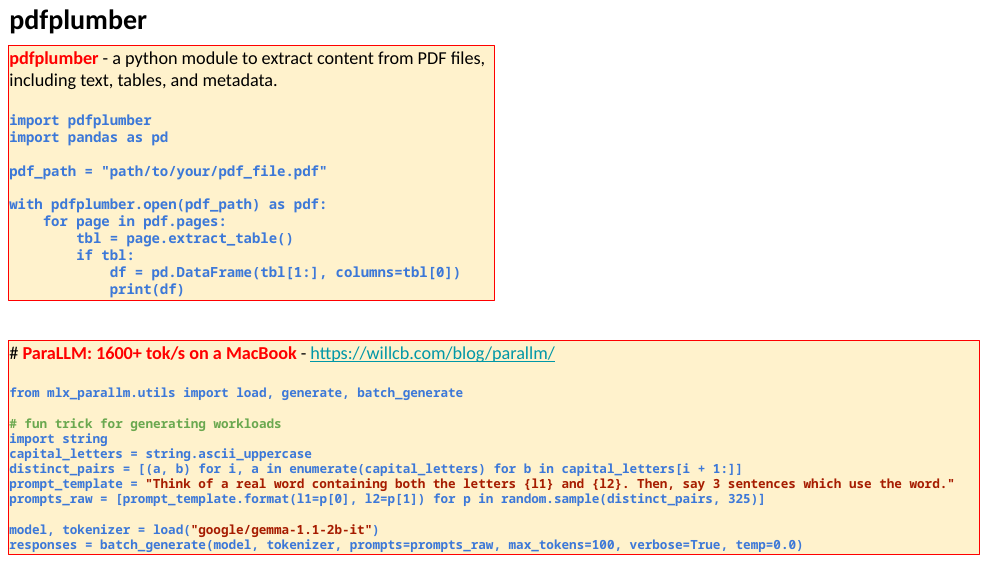
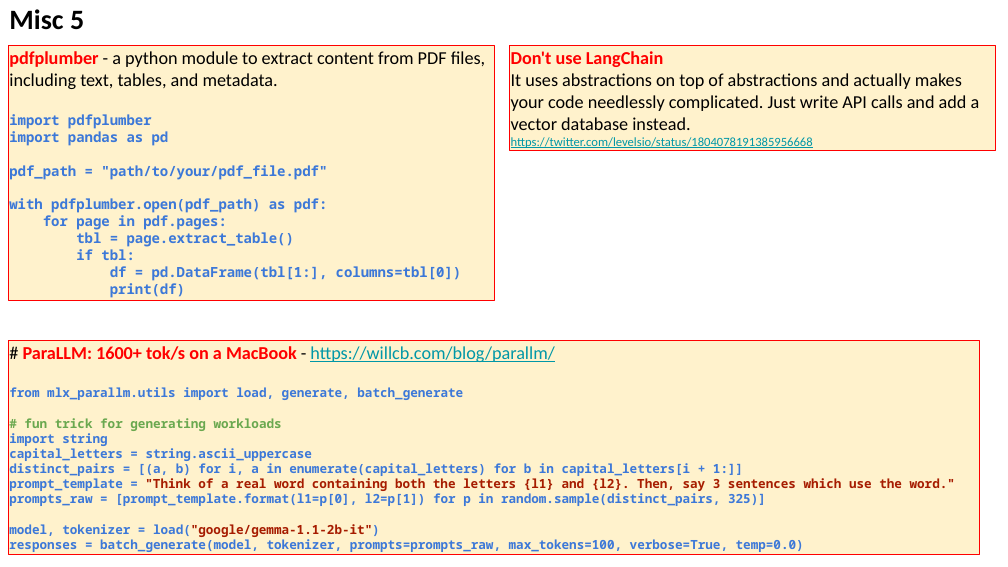
Before and after one commit to lselector/seminar, a slide deck: slide 10 of 2024/2024-06-28-AI-Updates.pptx. Drawn at 1008x567 pixels with LibreOffice and Linux fonts; fonts in the diff are those of the drawing. Boxes give left, top, right and bottom in pixels: in the first picture for what was removed or moved away, otherwise in the second. Text is boxed around its words. In the diff, an @@ line names an element or a change of style, - is before the commit and + after.

```diff
--- a/2024/2024-06-28-AI-Updates.pptx
+++ b/2024/2024-06-28-AI-Updates.pptx
@@ text at [9, 9, 84, 30]: text changed @@
-pdfplumber
+Misc 5
@@ rectangle added at [510, 45, 996, 151], fill #FFF2CC, outline #FF0000 0.75 pt, 13 pt, text #000000 @@
+Don't use LangChain
+It uses abstractions on top of abstractions and actually makes your code needlessly complicated. Just write API calls and add a vector database instead.
+https://twitter.com/levelsio/status/1804078191385956668
```
Also in this commit, not shown: 3 other slides changed.
